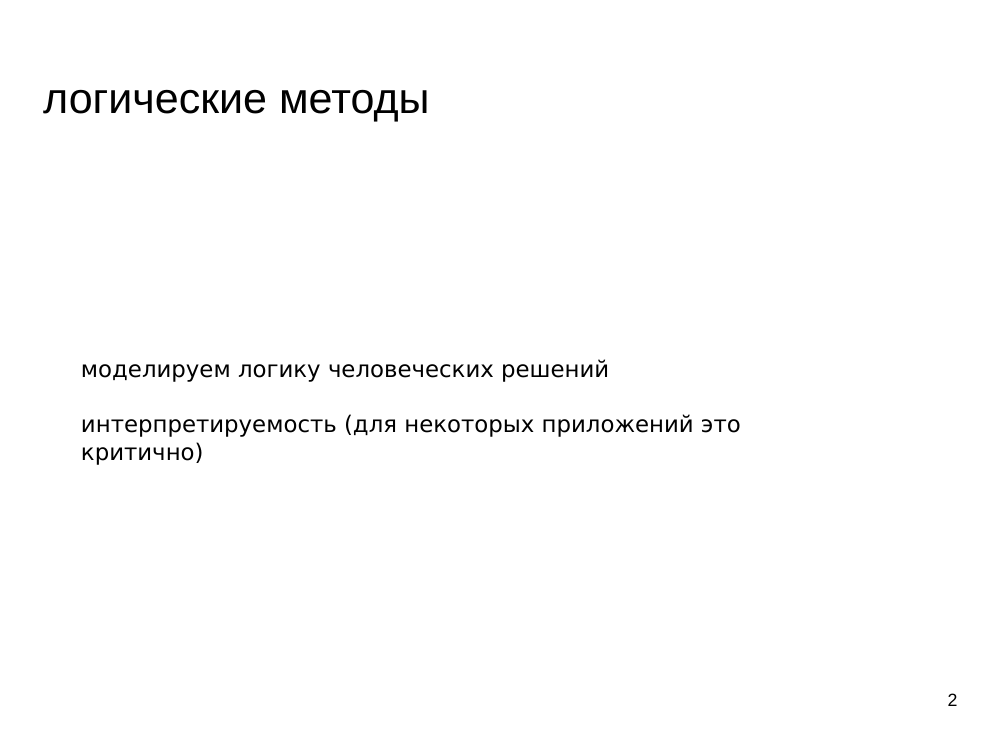
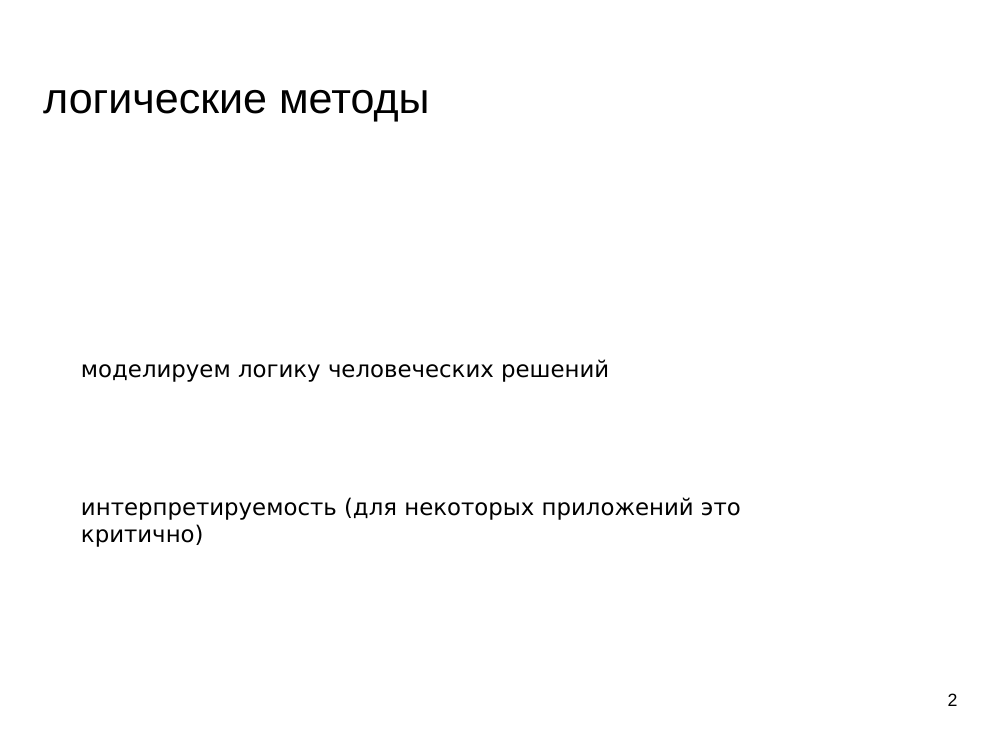
Before and after one commit to mechanoid5/ml_lectorium_legacy, a slide deck: slide 2 of 08-logical.odp. Drawn at 1008x756 pixels with LibreOffice and Linux fonts; fonts in the diff are those of the drawing; background and template pictures are left out. Boxes give left, top, right and bottom in pixels: in the first picture for what was removed or moved away, otherwise in the second. Text is boxed around its words. In the diff, an @@ line names an element or a change of style, - is before the commit and + after.

```diff
--- a/08-logical.odp
+++ b/08-logical.odp
@@ text "моделируем логику человеческих решений" rewrapped from box(81, 359, 741, 465) to box(81, 359, 741, 547) @@
```
Also in this commit, not shown: 1 other slide changed.
